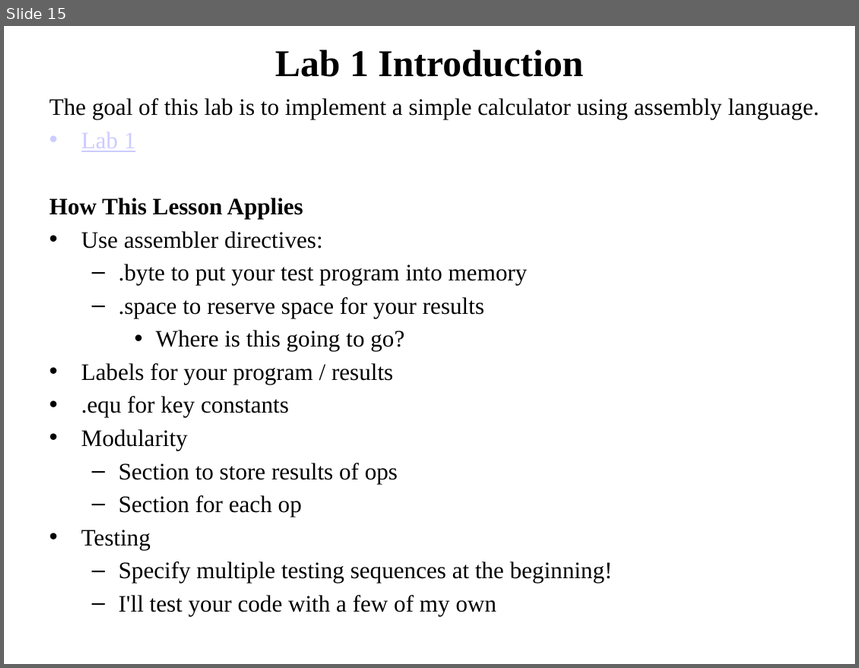
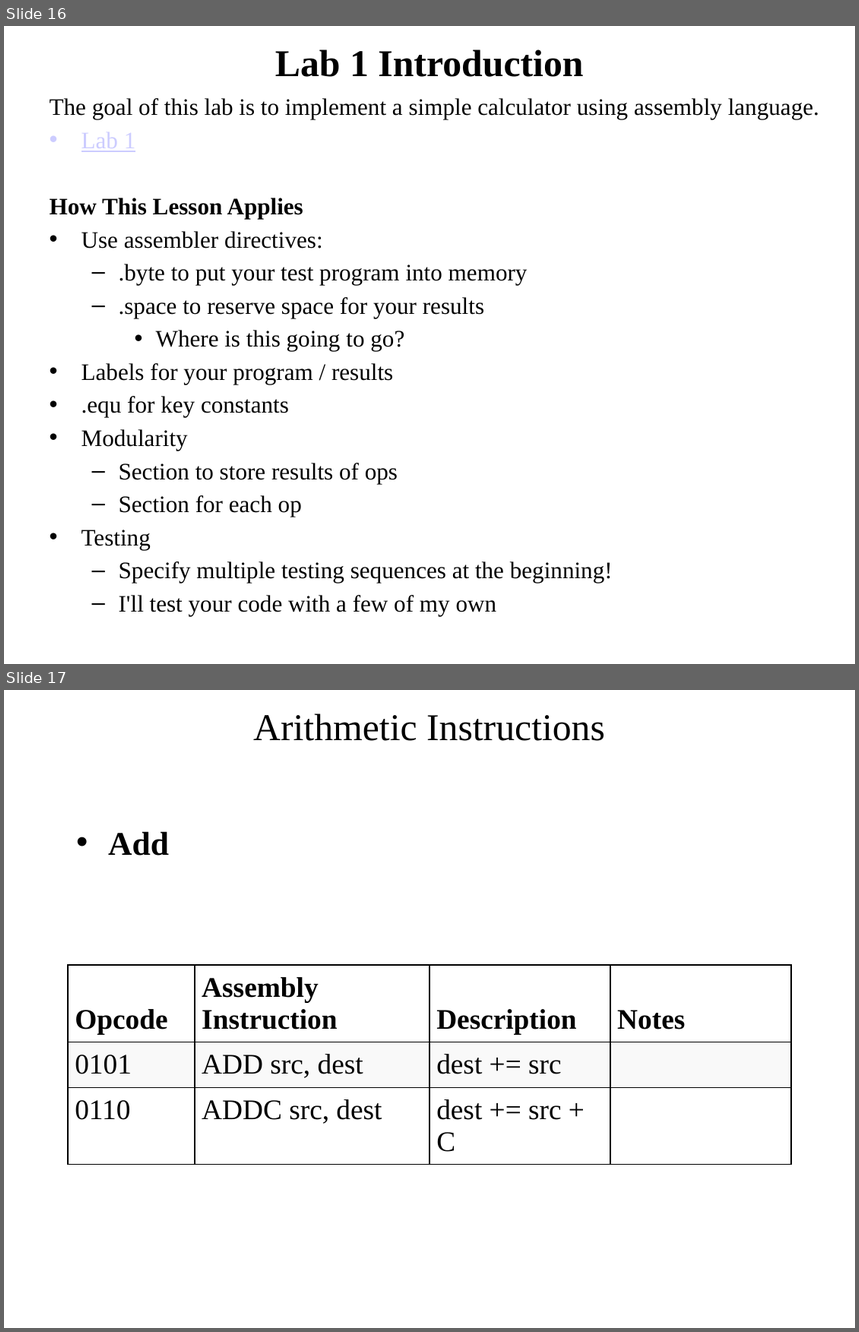
Before and after one commit to pw4rn3r/ECE382, a slide deck: notes/L7/Lsn7.pptx. Shown one above the other, each under a label of ours: slide 15 before the commit, slides 16 and 17 after it. The pictures are 859x668 and 859x1332 pixels, drawn with LibreOffice and Linux fonts; fonts in the diff are those of the drawing. Boxes give left, top, right and bottom in pixels: in the first picture for what was removed or moved away, otherwise in the second. Text is boxed around its words. In the diff, an @@ line names an element or a change of style, - is before the commit and + after.

```diff
--- a/notes/L7/Lsn7.pptx
+++ b/notes/L7/Lsn7.pptx
@@ slide 17 added at (x1=4, y1=690, x2=855, y2=1328), background #FFFFFF @@
@@ title added at (x1=253, y1=714, x2=605, y2=741), 32 pt, text #000000 @@
+Arithmetic Instructions
@@ text added at (x1=108, y1=831, x2=169, y2=856), 28 pt, text #000000, bold @@
+• Add
@@ table added at (x1=68, y1=965, x2=791, y2=1155), 3 rows, 4 columns @@
+Opcode | Assembly Instruction | Description | Notes
+0101 | ADD src, dest | dest += src | 
+0110 | ADDC src, dest | dest += src + C | 
@@ what was slide 15 is now slide 16 @@
```
Also in this commit, not shown: 5 slides changed, 23 other slides added, 1 slide removed.
